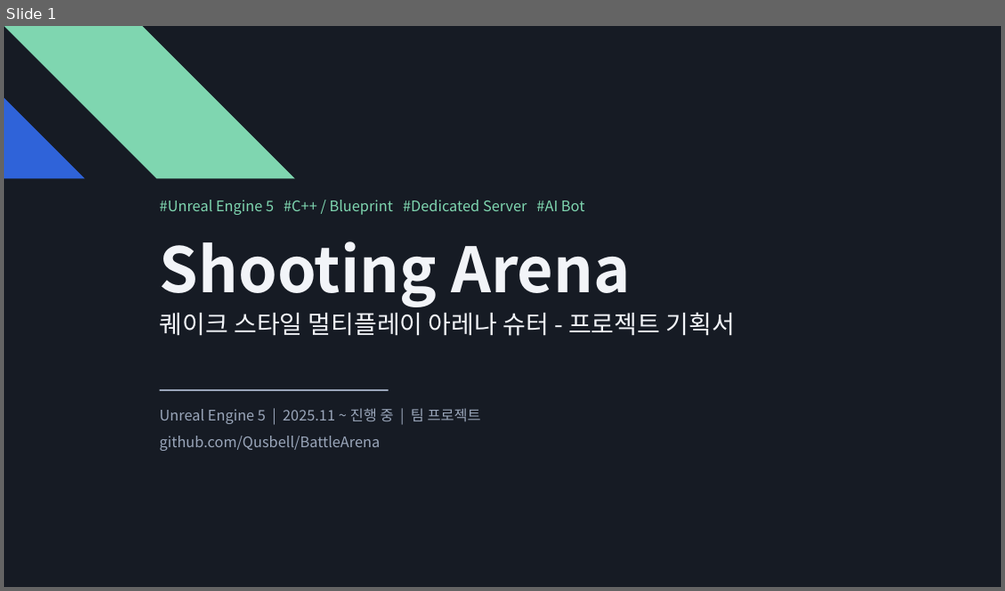
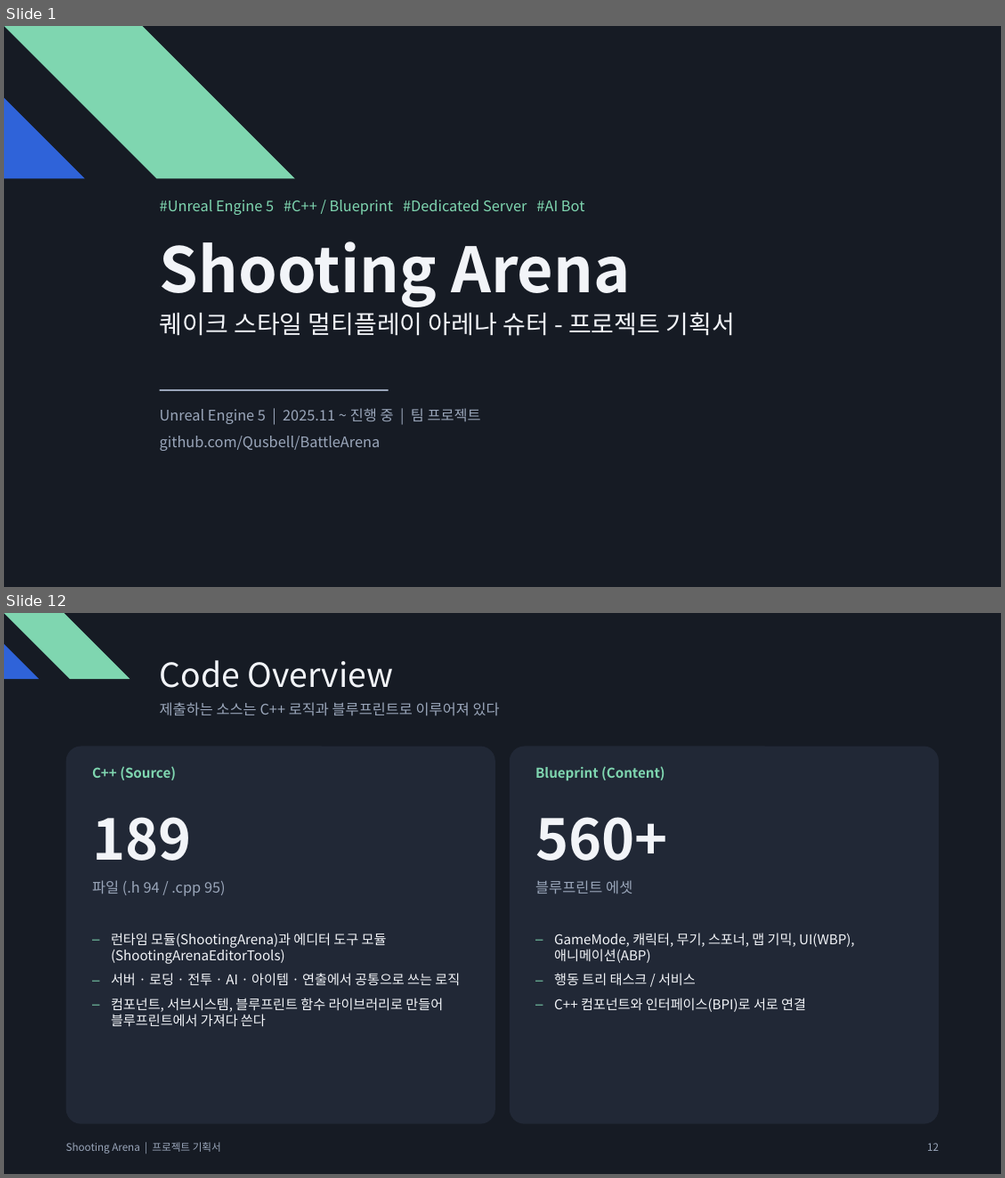
Before and after one commit to Qusbell/BattleArena, a slide deck: Submission/ShootingArena_Project_Plan.pptx. Shown one above the other, each under a label of ours: slide 1 before the commit, slides 1 and 12 after it; the slides between them are not shown. The pictures are 1005x591 and 1005x1178 pixels, drawn with LibreOffice and Linux fonts; fonts in the diff are those of the drawing. Boxes give left, top, right and bottom in pixels: in the first picture for what was removed or moved away, otherwise in the second. Text is boxed around its words. In the diff, an @@ line names an element or a change of style, - is before the commit and + after.

```diff
--- a/Submission/ShootingArena_Project_Plan.pptx
+++ b/Submission/ShootingArena_Project_Plan.pptx
@@ slide 12 added at (4,613,1001,1174), background #161B24 @@
@@ freeform shape added at (4,613,129,679), fill #7FD6B0 @@
@@ freeform shape added at (4,644,39,680), fill #2F63D9 @@
@@ text added at (160,660,393,688), 32 pt, text #F2F4F8 @@
+Code Overview
@@ text added at (160,702,500,716), 14 pt, text #9AA6BA @@
+제출하는 소스는 C++ 로직과 블루프린트로 이루어져 있다
@@ rounded rectangle added at (66,747,495,1124), fill #212836 @@
@@ text added at (92,766,176,780), 13 pt, text #7FD6B0, bold @@
+C++ (Source)
@@ rounded rectangle added at (510,747,938,1124), fill #212836 @@
@@ text added at (535,766,665,781), 13 pt, text #7FD6B0, bold @@
+Blueprint (Content)
@@ text added at (92,817,192,860), 54 pt, text #F2F4F8, bold @@
+189
@@ text added at (535,817,668,860), 54 pt, text #F2F4F8, bold @@
+560+
@@ text added at (92,880,226,896), 14 pt, text #9AA6BA @@
+파일 (.h 94 / .cpp 95)
@@ text added at (535,880,632,893), 14 pt, text #9AA6BA @@
+블루프린트 에셋
@@ text added at (111,933,460,1027), 13 pt, text #F2F4F8 @@
+– 런타임 모듈(ShootingArena)과 에디터 도구 모듈(ShootingArenaEditorTools)
+– 서버 · 로딩 · 전투 · AI · 아이템 · 연출에서 공통으로 쓰는 로직
+– 컴포넌트, 서브시스템, 블루프린트 함수 라이브러리로 만들어 블루프린트에서 가져다 쓴다
@@ text added at (554,933,855,1012), 13 pt, text #F2F4F8 @@
+– GameMode, 캐릭터, 무기, 스포너, 맵 기믹, UI(WBP), 애니메이션(ABP)
+– 행동 트리 태스크 / 서비스
+– C++ 컴포넌트와 인터페이스(BPI)로 서로 연결
@@ text added at (66,1142,221,1153), 10 pt, text #9AA6BA @@
+Shooting Arena | 프로젝트 기획서
@@ text added at (927,1143,938,1151), 10 pt, text #9AA6BA @@
+12
```
Also in this commit, not shown: 15 slides changed, 12 other slides added, 3 slides removed.
